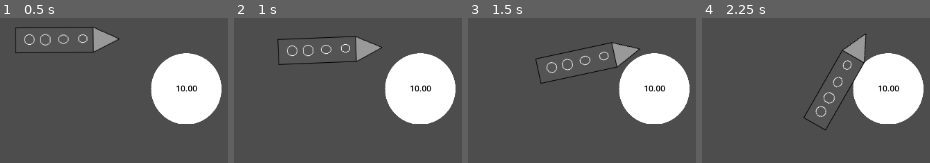
Above: before the commit, frames 1-4 (left to right).
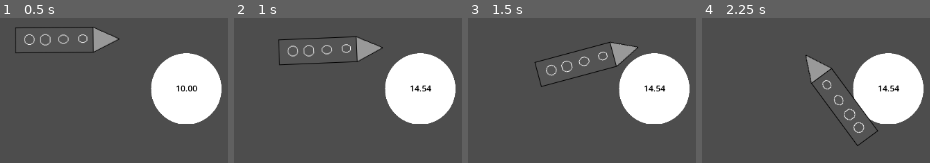
Above: after the commit, the same moments.

Repository: k3mystra/godot-gals-baby
Game: Godot game, scene res://main.tscn
Same seed, same stepped clock (60 frames per second), same inputs: the game is played once before the commit and once after it.
Inputs (mouse positions are in pixels of both pictures, inside the frame that each line leads up to):
- Up to frame 1 (0.5 s): no input
- Up to frame 2 (1 s): drag from (420, 89) to (outside the picture) at 0.52 s
- Up to frame 3 (1.5 s): drag from (563, 119) to (outside the picture) at 1.27 s
- Up to frame 4 (2.25 s): move the mouse to (outside the picture) at 2.02 s; press the mouse at (outside the picture) at 2.03 s

Frame 1 is identical in both runs. In frame 2, 1.3% of the frame differs, in the area x 18-87%, y 13-52%; in frame 3, 2.1%; in frame 4, 4.5%, in the area x 44-87%, y 11-89%.

Commit message:
feat: add ui_touch for dragging input

Diff:
--- a/project.godot
+++ b/project.godot
@@ -19,6 +19,14 @@
 
 rocket="Rockets"
 
+[input]
+
+ui_touch={
+"deadzone": 0.2,
+"events": [null, Object(InputEventMouseButton,"resource_local_to_scene":false,"resource_name":"","device":-1,"window_id":0,"alt_pressed":false,"shift_pressed":false,"ctrl_pressed":false,"meta_pressed":false,"button_mask":0,"position":Vector2(0, 0),"global_position":Vector2(0, 0),"factor":1.0,"button_index":1,"canceled":false,"pressed":false,"double_click":false,"script":null)
+]
+}
+
 [physics]
 
 3d/physics_engine="Jolt Physics"
